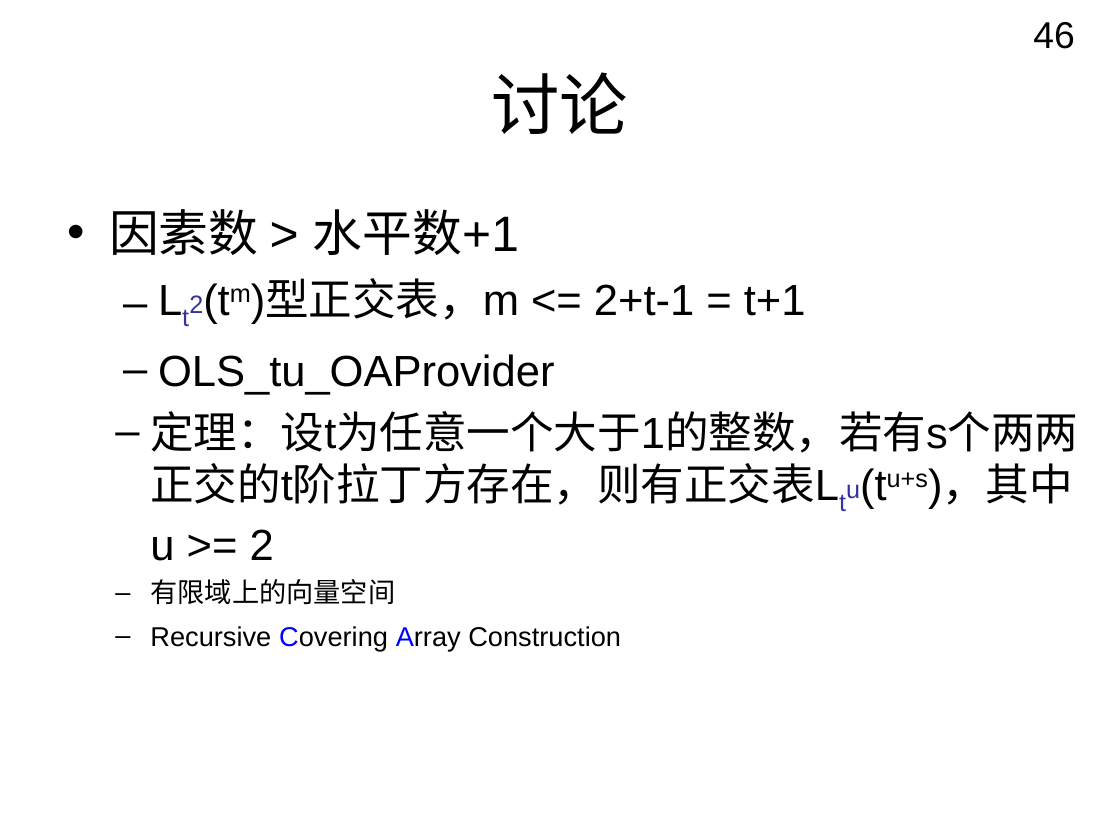
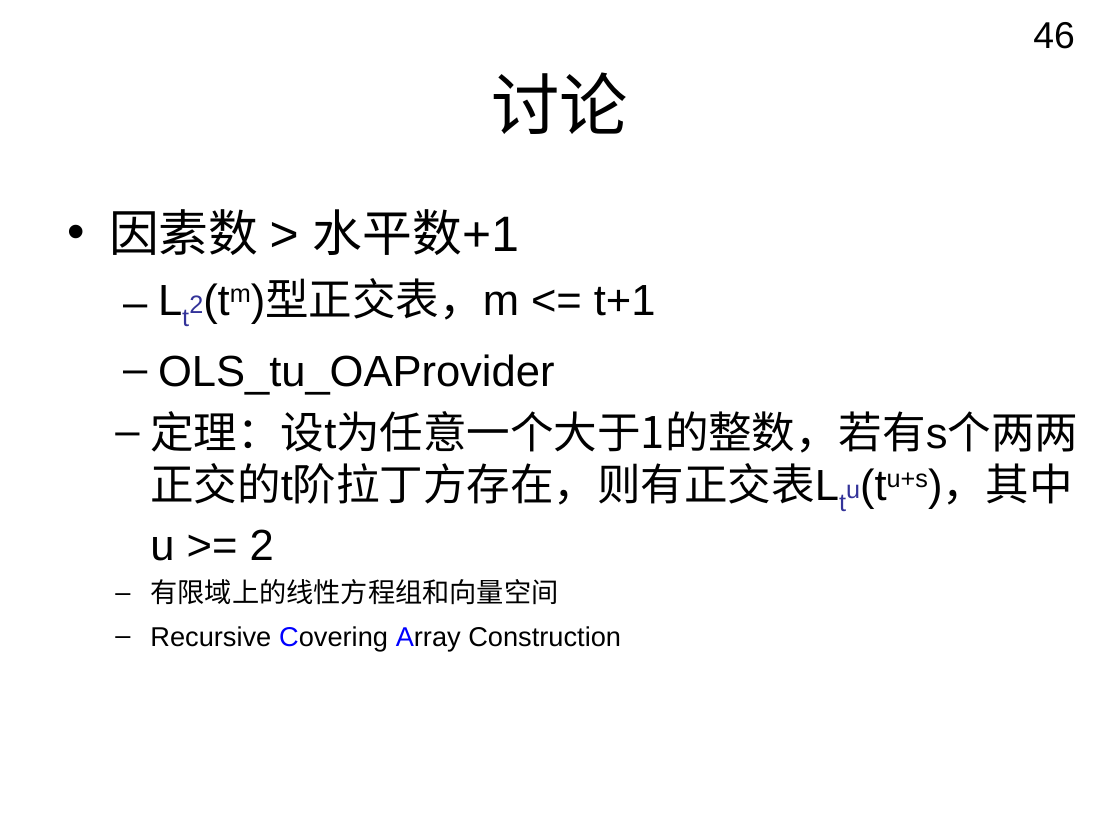
Before and after one commit to chchgb/pairwisetestingservice, a slide deck: slide 46 of Report/A0617343_张坚_PaperReadingReport.ppt. Drawn at 1120x840 pixels with LibreOffice and Linux fonts; fonts in the diff are those of the drawing; background and template pictures are left out. Boxes give left, top, right and bottom in pixels: in the first picture for what was removed or moved away, otherwise in the second. Text is boxed around its words. In the diff, an @@ line names an element or a change of style, - is before the commit and + after.

```diff
--- a/Report/A0617343_张坚_PaperReadingReport.ppt
+++ b/Report/A0617343_张坚_PaperReadingReport.ppt
@@ text at [251, 281, 656, 324]: text changed @@
-  – Lt2(tm)型正交表，m <= 2+t-1 = t+1
+  – Lt2(tm)型正交表，m <= t+1
@@ text "定理：设t为任意一个大于1的整数，若有s个两两正交的t阶拉丁方存在，则有正交表Ltu(tu+s)，其中u >= 2" at [150, 411, 1078, 561]: font Arial to Noto Sans CJK SC in "定理：设t为任意一个大于1的整数，若有s个两两正交的t阶拉丁方存在，则有正交表Ltu(tu+s)，其中u" @@
@@ text at [150, 579, 558, 605]: text changed @@
-  – 有限域上的向量空间
+  – 有限域上的线性方程组和向量空间
```
Also in this commit, not shown: 11 other slides changed, 1 other file.
